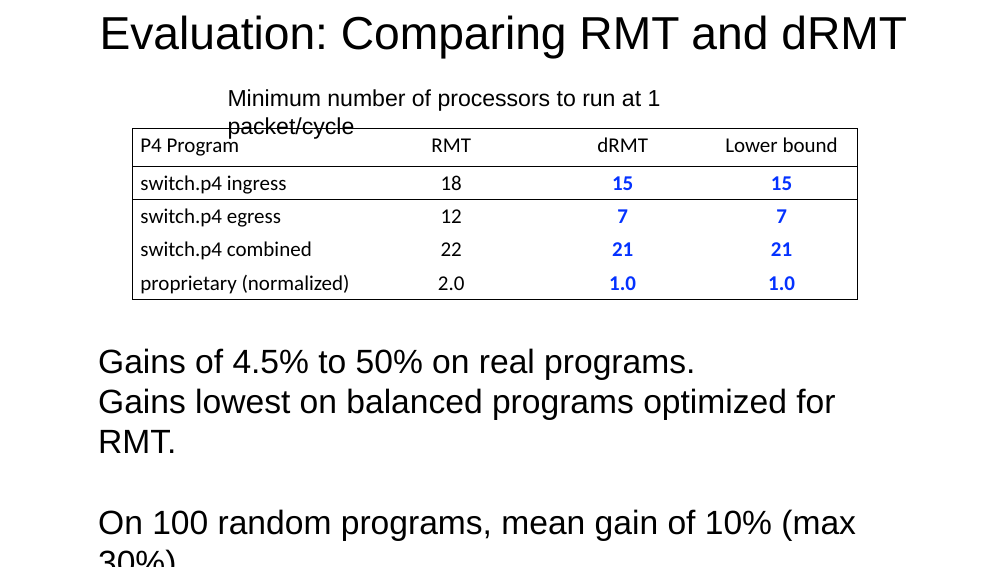
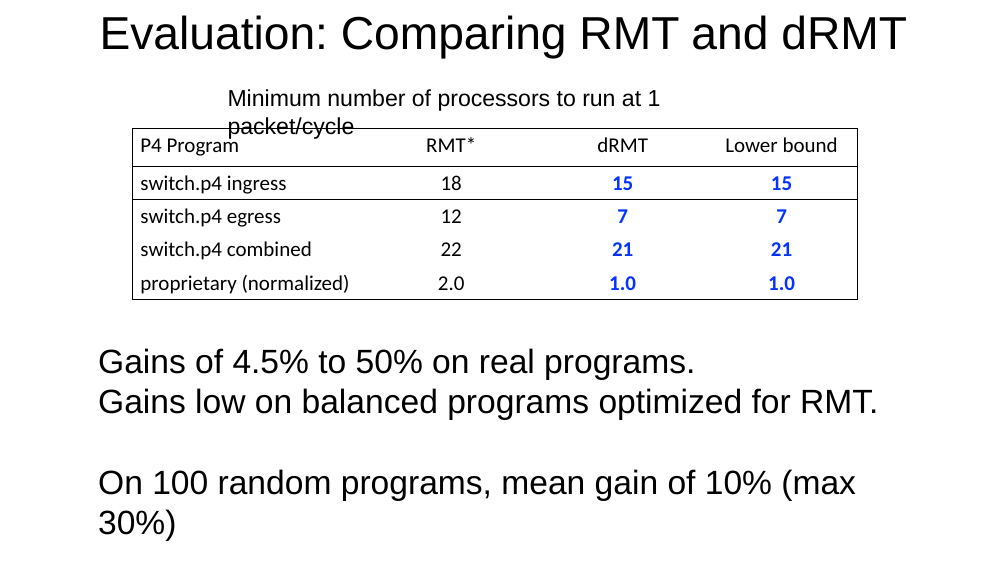
Before and after one commit to anirudhSK/drmt_talk, a slide deck: slide 28 of drmt_sigcomm.pptx. Drawn at 1008x567 pixels with LibreOffice and Linux fonts; fonts in the diff are those of the drawing. Boxes give left, top, right and bottom in pixels: in the first picture for what was removed or moved away, otherwise in the second. Text is boxed around its words. In the diff, an @@ line names an element or a change of style, - is before the commit and + after.

```diff
--- a/drmt_sigcomm.pptx
+++ b/drmt_sigcomm.pptx
@@ table at [133, 129, 858, 299] @@
-row 1, column 2: RMT
+row 1, column 2: RMT*
@@ text at [98, 388, 878, 420]: text changed @@
-Gains lowest on balanced programs optimized for RMT.
+Gains low on balanced programs optimized for RMT.
```
Also in this commit, not shown: 5 other slides changed, 1 slide added.
